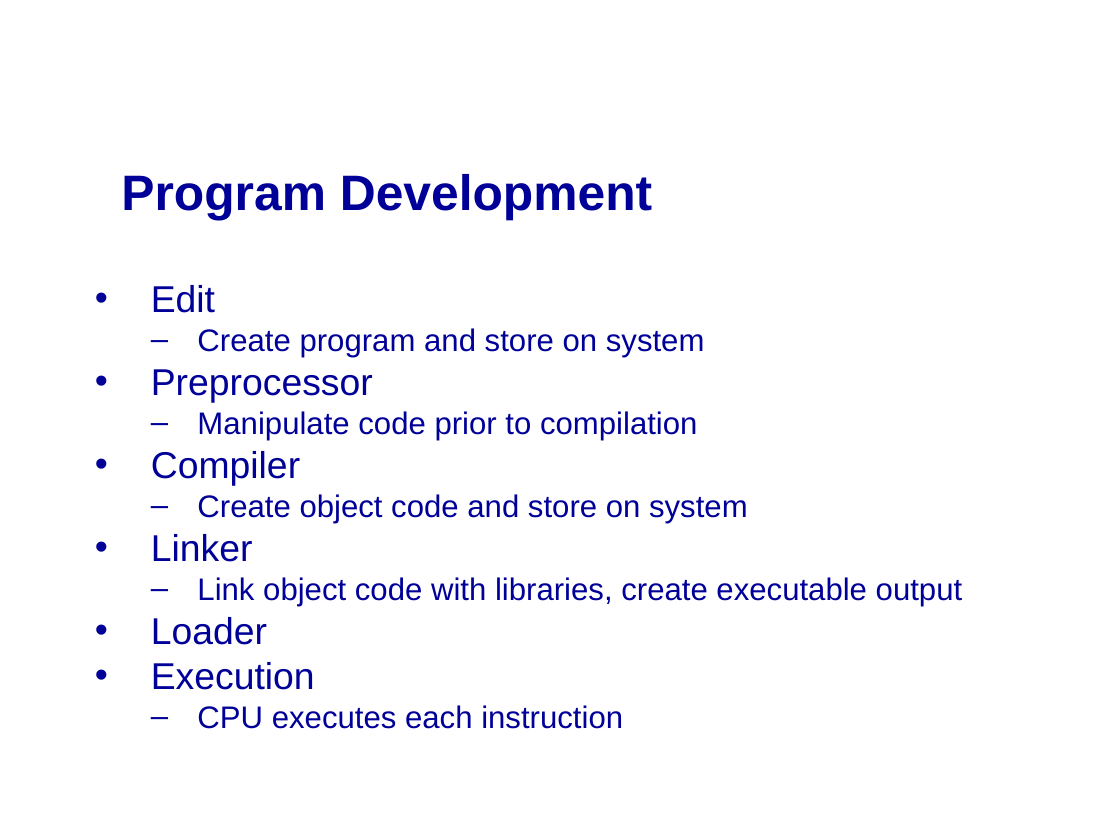
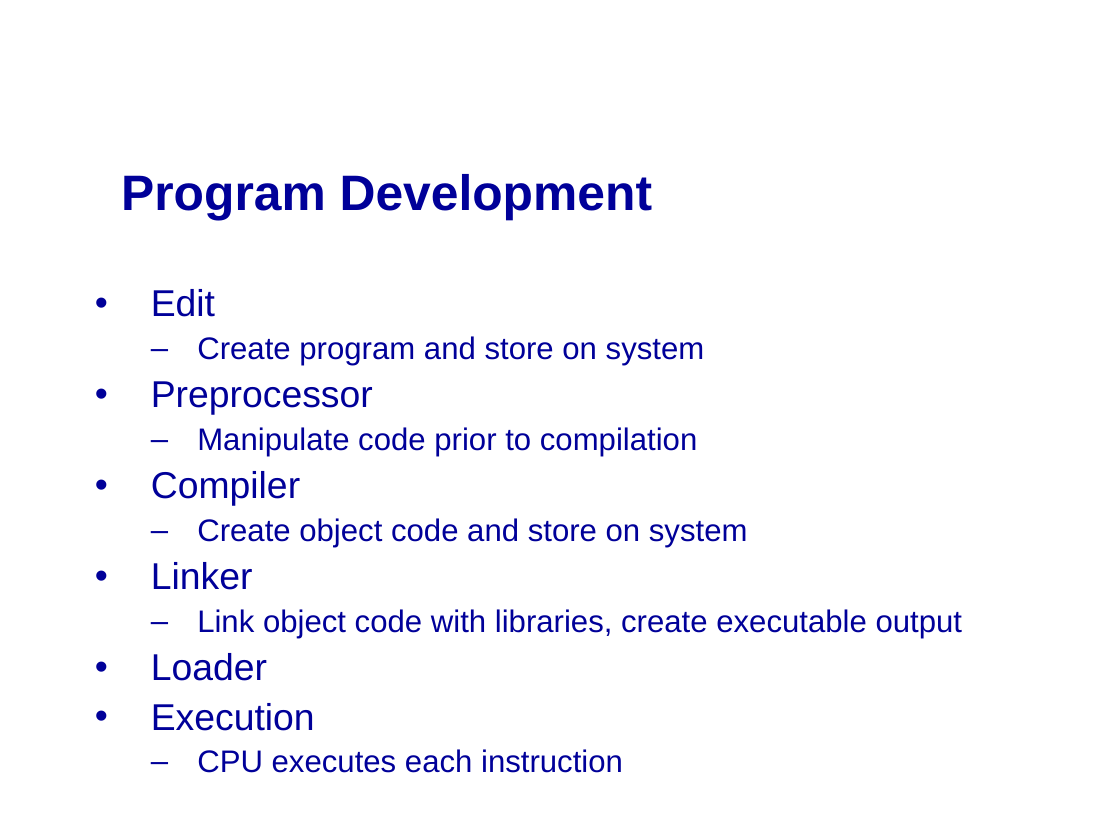
Before and after one commit to mikeg64/iome, a slide deck: slide 9 of src/examples/course/c/presentation/IntrotoC1.ppt. Drawn at 1120x840 pixels with LibreOffice and Linux fonts; fonts in the diff are those of the drawing; background and template pictures are left out. Boxes give left, top, right and bottom in pixels: in the first picture for what was removed or moved away, otherwise in the second. Text is boxed around its words. In the diff, an @@ line names an element or a change of style, - is before the commit and + after.

```diff
--- a/src/examples/course/c/presentation/IntrotoC1.ppt
+++ b/src/examples/course/c/presentation/IntrotoC1.ppt
@@ text "Edit" at box(151, 289, 963, 773): line spacing 0.8 to 0.9; indent changed @@
```
Also in this commit, not shown: 42 other slides changed, 2 slides added, 15 other files.
